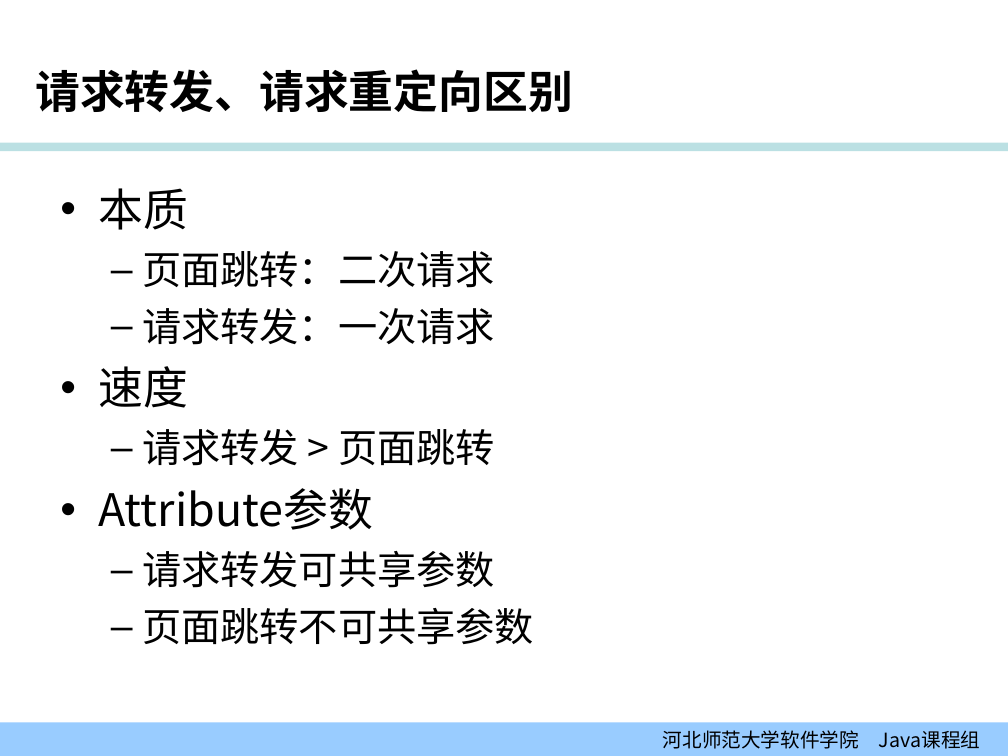
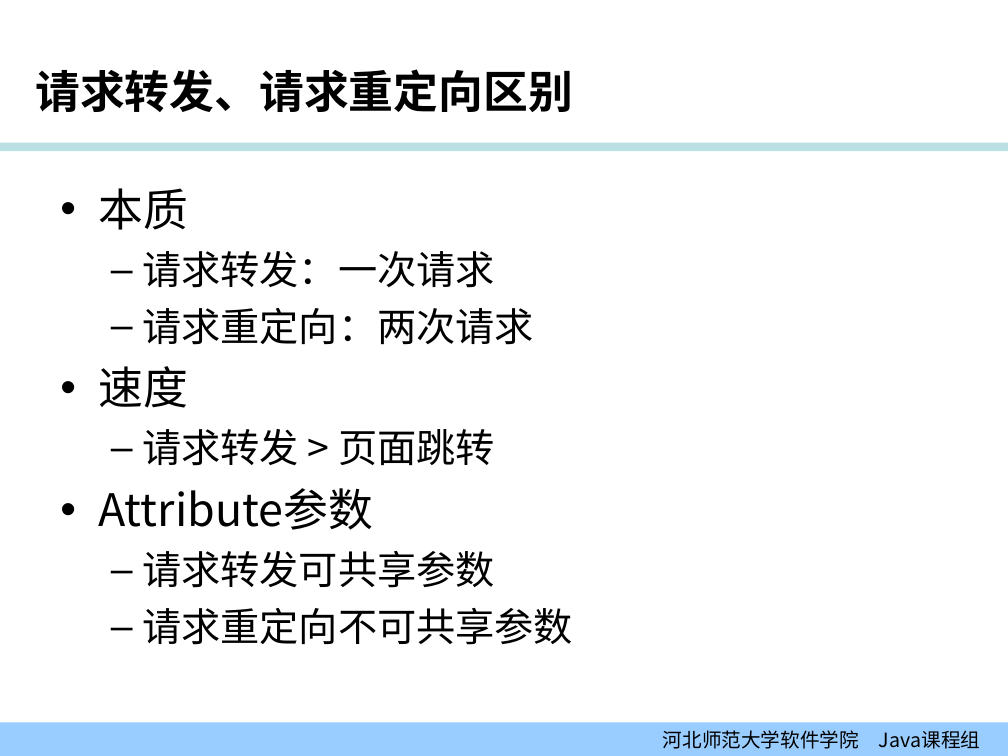
Before and after one commit to edu2act/course-JavaEE, a slide deck: slide 35 of 课程PPT/01-02_Servlet模型（一）.ppt. Drawn at 1008x756 pixels with LibreOffice and Linux fonts; fonts in the diff are those of the drawing; background and template pictures are left out. Boxes give left, top, right and bottom in pixels: in the first picture for what was removed or moved away, otherwise in the second. Text is boxed around its words. In the diff, an @@ line names an element or a change of style, - is before the commit and + after.

```diff
--- a/课程PPT/01-02_Servlet模型（一）.ppt
+++ b/课程PPT/01-02_Servlet模型（一）.ppt
@@ text at <box>142,251,494,288</box>: paragraph removed @@
-  – 页面跳转：二次请求
@@ text at <box>142,308,533,345</box>: paragraph added @@
+  – 请求重定向：两次请求
@@ text at <box>142,608,573,645</box>: text changed @@
-  – 页面跳转不可共享参数
+  – 请求重定向不可共享参数
```
Also in this commit, not shown: 7 other slides changed, 3 other files.
